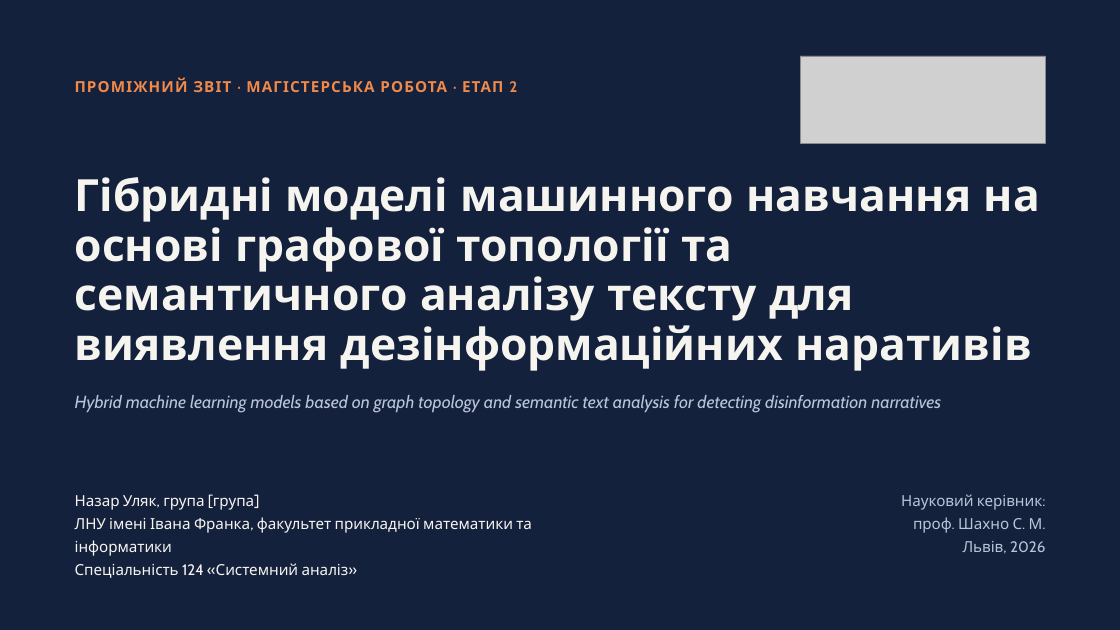
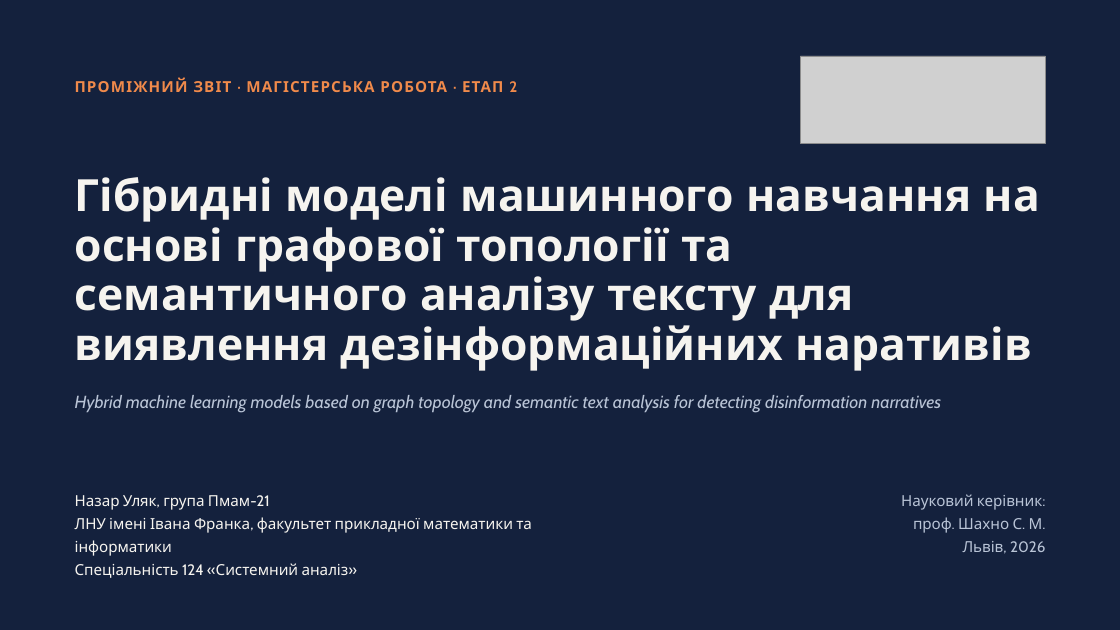
Before and after one commit to Obizonko/Dyplom2026, a slide deck: slide 1 of reports/Prezentatsiia_etap2.pptx. Drawn at 1120x630 pixels with LibreOffice and Linux fonts; fonts in the diff are those of the drawing; grey boxes stand for pictures. Boxes give left, top, right and bottom in pixels: in the first picture for what was removed or moved away, otherwise in the second. Text is boxed around its words. In the diff, an @@ line names an element or a change of style, - is before the commit and + after.

Commit message:
Презентація: група, карта, рисунок H2, специфічність на слайді H1

```diff
--- a/reports/Prezentatsiia_etap2.pptx
+++ b/reports/Prezentatsiia_etap2.pptx
@@ text at <box>75,495,269,510</box>: text changed @@
-Назар Уляк, група [група]
+Назар Уляк, група Пмам-21
```
Also in this commit, not shown: 3 other slides changed, 3 other files.
